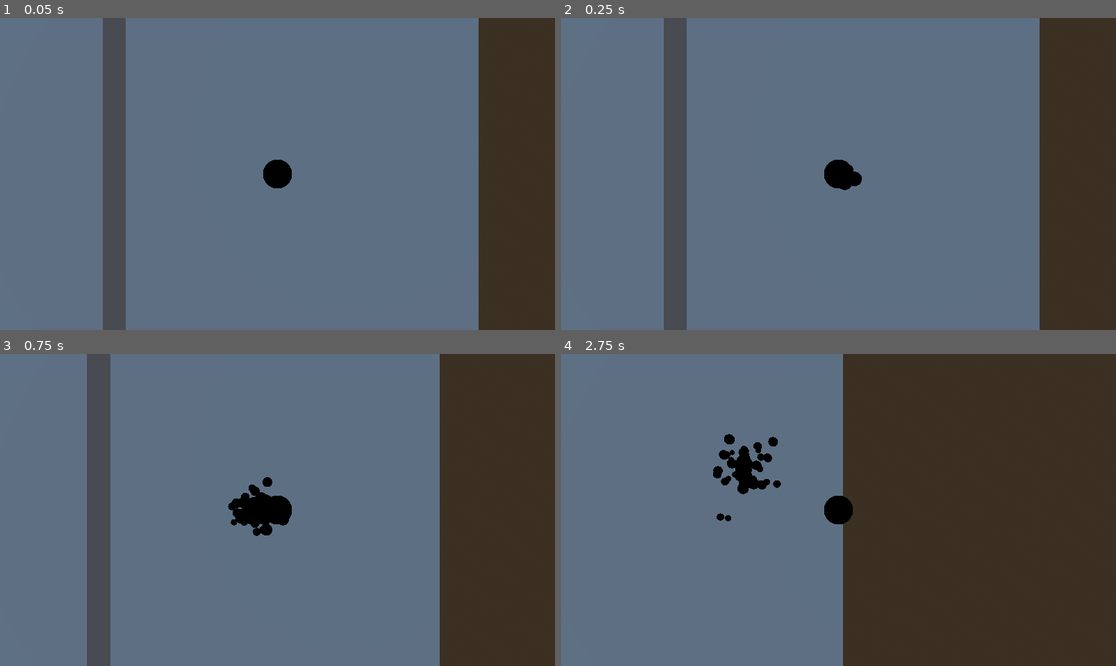
Above: before the commit, frames 1-4 (two rows, left to right).
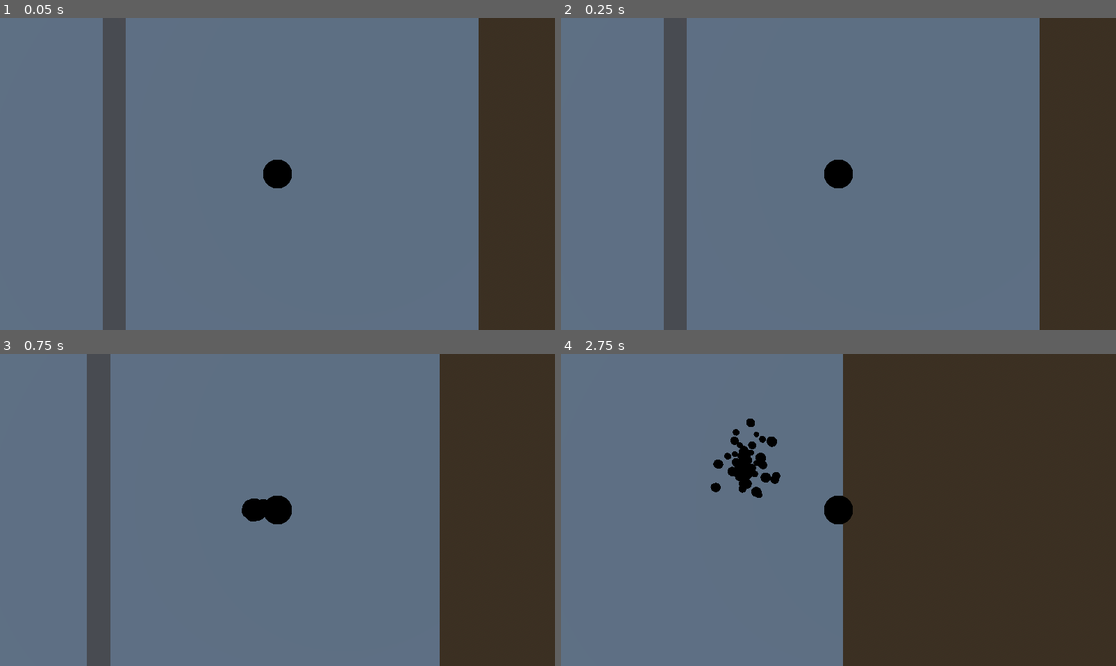
Above: after the commit, the same moments.

Repository: fossinating/trianglegamejam
Game: Godot game, scene res://levels/workshop.tscn
Same seed, same stepped clock (60 frames per second), same inputs: the game is played once before the commit and once after it.
Inputs:
- Up to frame 1 (0.05 s): no input
- Up to frame 2 (0.25 s): no input
- Up to frame 3 (0.75 s): hold D (move_right) from 0.53 s (still down); tap Space (jump) at 0.6 s
- Up to frame 4 (2.75 s): tap Space (jump) at 0.77, 1.07, 1.35, 1.52, 1.82, 2.1 s; release D (move_right) at 1.28 s; hold S (move_down) 1.28-2.03 s; hold D (move_right) from 2.03 s (still down)

Frame 1 is identical in both runs. In frame 2, less than 0.1% of the frame differs, in the area x 50-55%, y 45-56%; in frame 3, 0.5%; in frame 4, 0.9%, in the area x 26-40%, y 20-54%.

Commit message:
Create ink waterfalls

Diff:
--- a/entities/player/player.gd
+++ b/entities/player/player.gd
@@ -4,33 +4,17 @@
 const SPEED = 5.0
 const JUMP_VELOCITY = 4.5
 
-var was_on_floor := true
+@onready var ink_trail_particles: GPUParticles3D = get_node("Ink Trail Particles")
+@onready var ink_waterfall_detection_raycast: RayCast3D = get_node("Ink Waterfall Detection")
+@onready var ink_burst_particles_scene: PackedScene = preload("res://entities/effects/ink_burst_particles.tscn")
 
-@onready var ink_trail_particles: GPUParticles3D = get_node("Ink Trail Particles")
-@onready var ink_burst_particles_scene: PackedScene = preload("res://entities/effects/ink_burst_particles.tscn")
+var jumping = false
 
 
 func _physics_process(delta: float) -> void:
-	# Add the gravity.
-	if not is_on_floor():
-		velocity += get_gravity() * delta
-
-	ink_trail_particles.emitting = is_on_floor()
-
-	# Handle jump.
-	if Input.is_action_just_pressed("jump") and is_on_floor():
-		velocity.y = JUMP_VELOCITY
-		print("jumping")
-		#add_child(ink_burst_particles_scene.instantiate())
-
-	# Handle landing
-
-	if (not was_on_floor) and is_on_floor():
-		print("landing")
-		add_child(ink_burst_particles_scene.instantiate())
-
 
 	# Get the input direction and handle the movement/deceleration.
+	# TODO: Change this movement to acceleration-based to better fit a fluid creature
 	var input_dir = Input.get_vector("move_left", "move_right", "move_up", "move_down")
 	var direction = Vector3(input_dir.x, 0, input_dir.y).normalized()
 	if direction:
@@ -40,6 +24,42 @@
 		velocity.x = move_toward(velocity.x, 0, SPEED)
 		velocity.z = move_toward(velocity.z, 0, SPEED)
 
-	was_on_floor = is_on_floor()
+	# Handle ink waterfall climbing
+	ink_waterfall_detection_raycast.target_position = direction
+
+
+	# Technically this will be a single physics frame behind, but shouldn't be too much of a problem hopefully
+	var climbing_waterfall = ink_waterfall_detection_raycast.is_colliding() and direction.length_squared() > 0.1
+
+	if climbing_waterfall:
+		velocity -= get_gravity() * delta
+
+	var is_on_surface = is_on_floor() or climbing_waterfall
+
+	# Add gravity only if not on a surface + climbing waterfall
+	if not is_on_surface:
+		velocity += get_gravity() * delta
+
+
+	ink_trail_particles.emitting = is_on_floor()
+
+	# Handle jump.
+	if Input.is_action_just_pressed("jump") and is_on_floor() and not climbing_waterfall:
+		velocity.y = JUMP_VELOCITY
+		print("jumping")
+		jumping = true
+		#add_child(ink_burst_particles_scene.instantiate())
+
+
+	# Setup handling of landing
+
+	var was_on_surface = is_on_floor() or climbing_waterfall
 
 	move_and_slide()
+
+	# Handle landing
+	# We handle landing here since so animations can trigger immediately, rather than on next physics frame(~1/30th of a second later)
+
+	if jumping and (not was_on_surface) and is_on_floor():
+		print("landing")
+		add_child(ink_burst_particles_scene.instantiate())
--- a/entities/player/player.tscn
+++ b/entities/player/player.tscn
@@ -57,3 +57,9 @@
 randomness = 1.0
 process_material = SubResource("ParticleProcessMaterial_ow656")
 draw_pass_1 = SubResource("SphereMesh_46tcv")
+
+[node name="Ink Waterfall Detection" type="RayCast3D" parent="."]
+collision_mask = 16
+hit_from_inside = true
+collide_with_areas = true
+collide_with_bodies = false
--- a/levels/workshop.tscn
+++ b/levels/workshop.tscn
@@ -20,6 +20,9 @@
 
 [sub_resource type="BoxMesh" id="BoxMesh_t8iob"]
 size = Vector3(20, 1, 20)
+
+[sub_resource type="BoxShape3D" id="BoxShape3D_5s17q"]
+size = Vector3(0.6, 1.1, 1)
 
 [node name="Node3D" type="Node3D"]
 
@@ -52,3 +55,12 @@
 
 [node name="GPUParticlesCollisionBox3D" type="GPUParticlesCollisionBox3D" parent="StaticBody3D2"]
 size = Vector3(20, 1, 20)
+
+[node name="Area3D" type="Area3D" parent="."]
+transform = Transform3D(1, 0, 0, 0, 1, 0, 0, 0, 1, -3, 0.5, 0)
+collision_layer = 16
+collision_mask = 0
+
+[node name="CollisionShape3D" type="CollisionShape3D" parent="Area3D"]
+transform = Transform3D(1, 0, 0, 0, 1, 0, 0, 0, 1, -0.2, 0.05, 0)
+shape = SubResource("BoxShape3D_5s17q")
--- a/project.godot
+++ b/project.godot
@@ -42,3 +42,11 @@
 "events": [Object(InputEventKey,"resource_local_to_scene":false,"resource_name":"","device":-1,"window_id":0,"alt_press …(191 unchanged characters)…
 ]
 }
+
+[layer_names]
+
+3d_physics/layer_1="Environment"
+3d_physics/layer_2="Environment (Passthrough Enabled)"
+3d_physics/layer_3="Player"
+3d_physics/layer_4="Items"
+3d_physics/layer_5="Ink Waterfalls"
Not shown: 1 places in levels/workshop.tscn that only renumber resources
